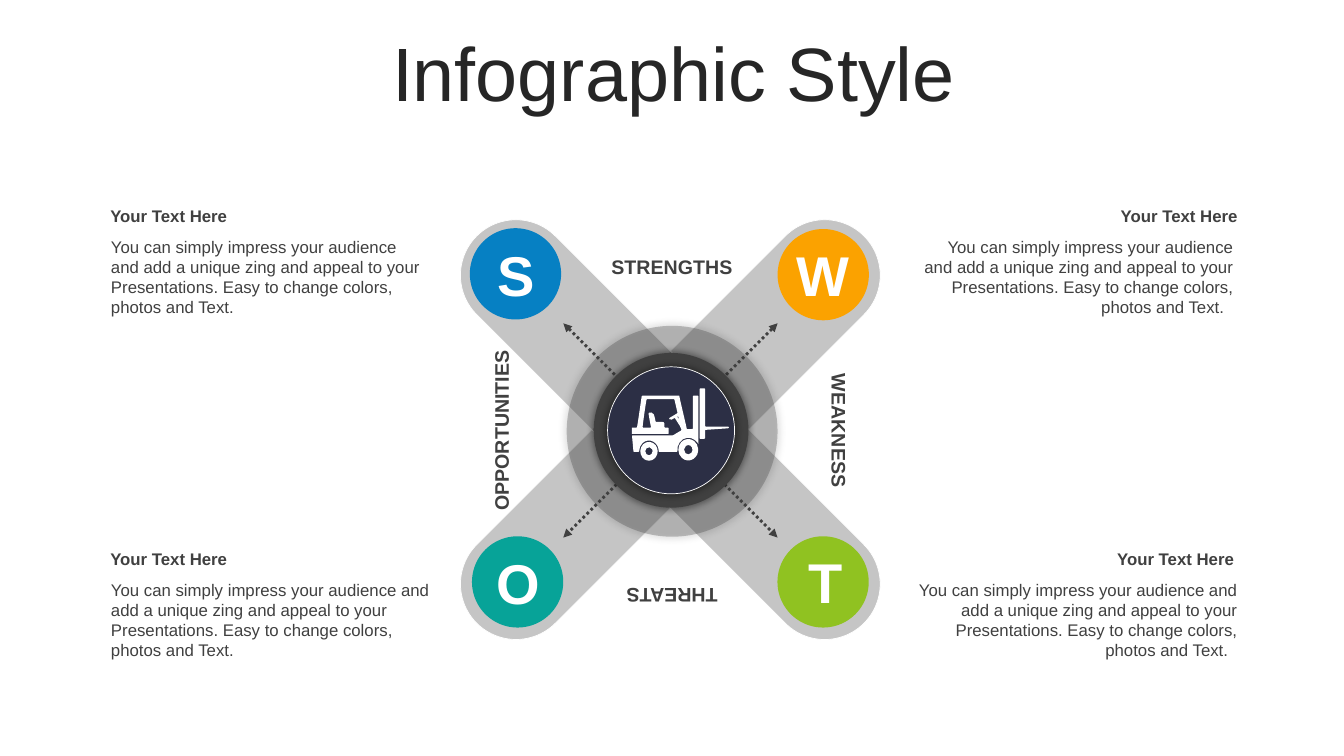
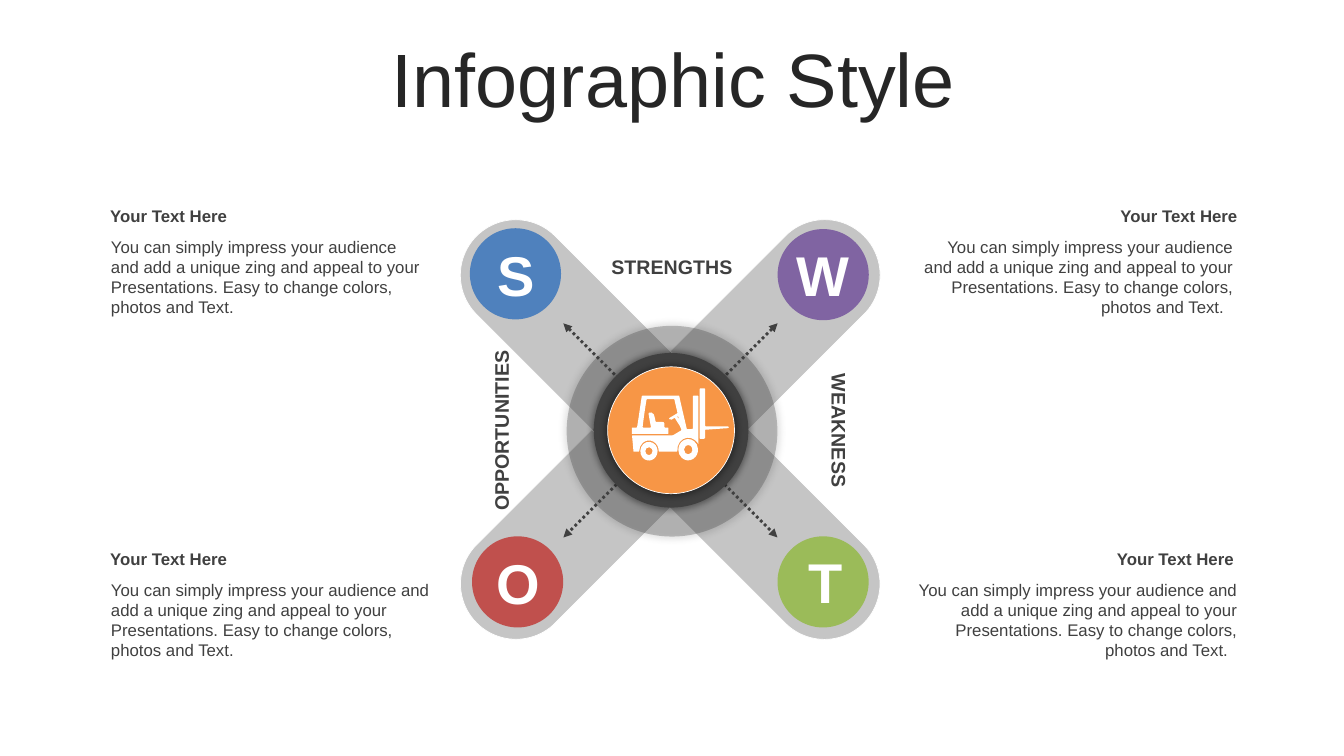
Before and after one commit to thanhlongvl/sportdemo, a slide deck: slide 23 of industry 4.0-Revolution-PowerPoint-Templates.pptx (slide 13 before the commit). Drawn at 1344x756 pixels with LibreOffice and Linux fonts; fonts in the diff are those of the drawing. Boxes give left, top, right and bottom in pixels: in the first picture for what was removed or moved away, otherwise in the second. Text is boxed around its words. In the diff, an @@ line names an element or a change of style, - is before the commit and + after.

```diff
--- a/industry 4.0-Revolution-PowerPoint-Templates.pptx
+++ b/industry 4.0-Revolution-PowerPoint-Templates.pptx
@@ text "Infographic Style" at (392, 52, 955, 121): line spacing 0.9 to 1; less space between paragraphs @@
@@ rounded rectangle at (438, 197, 903, 663): outline #FFFFFF 0.5 pt to #FFFFFF 0.51 pt @@
@@ rounded rectangle at (438, 196, 903, 662): outline #FFFFFF 0.5 pt to #FFFFFF 0.51 pt @@
@@ ellipse at (470, 228, 561, 319): fill #0680C3 to #4F81BD @@
@@ ellipse at (777, 229, 868, 320): fill #FBA200 to #8064A2 @@
@@ double arrow removed from (564, 324) to (777, 537) @@
@@ double arrow removed from (777, 324) to (564, 537) @@
@@ freeform shape added at (564, 324, 777, 537), outline #404040 2.01 pt @@
@@ freeform shape added at (564, 324, 777, 537), outline #404040 2.01 pt @@
@@ ellipse at (608, 367, 735, 494): fill #2C2F45 to #F79646; outline #FFFFFF 0.5 pt to #FFFFFF 0.51 pt @@
@@ outline redrawn in 4 elements at (632, 395, 699, 452), (700, 388, 729, 439), (640, 442, 657, 461), (679, 440, 698, 461) @@
@@ ellipse at (472, 536, 563, 627): fill #07A398 to #C0504D @@
@@ ellipse at (777, 536, 868, 627): fill #90C221 to #9BBB59 @@
@@ text removed at (627, 588, 718, 602) @@
-THREATS
```
Also in this commit, not shown: 44 other slides changed, 11 slides added, 6 slides removed, 1 other file.
